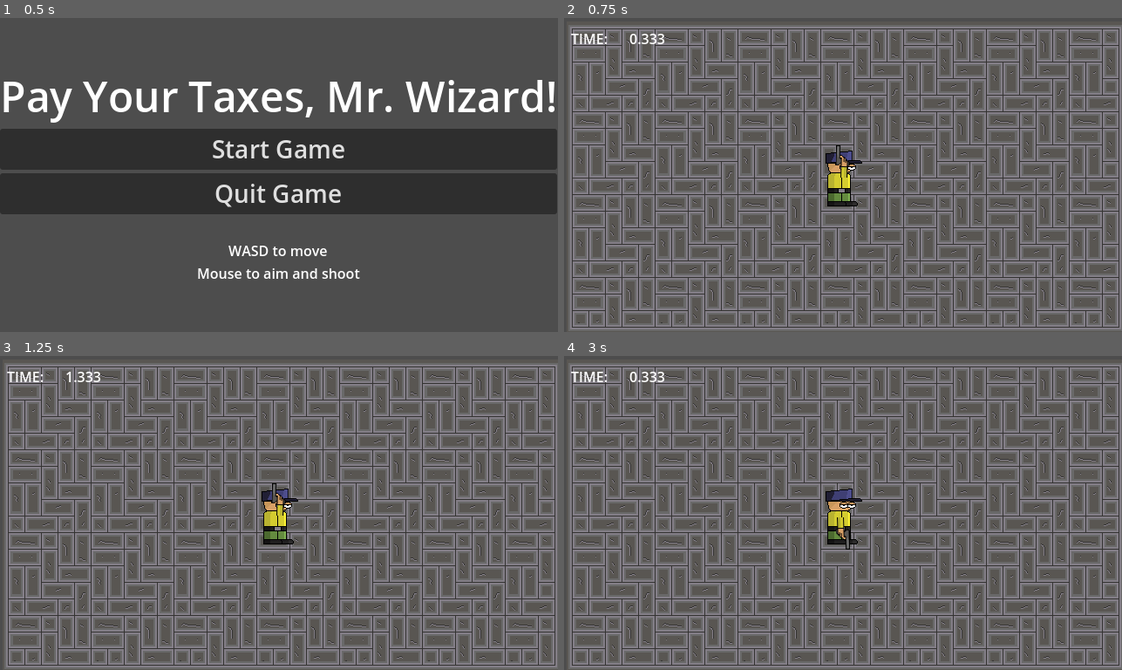
Above: before the commit, frames 1-4 (two rows, left to right).
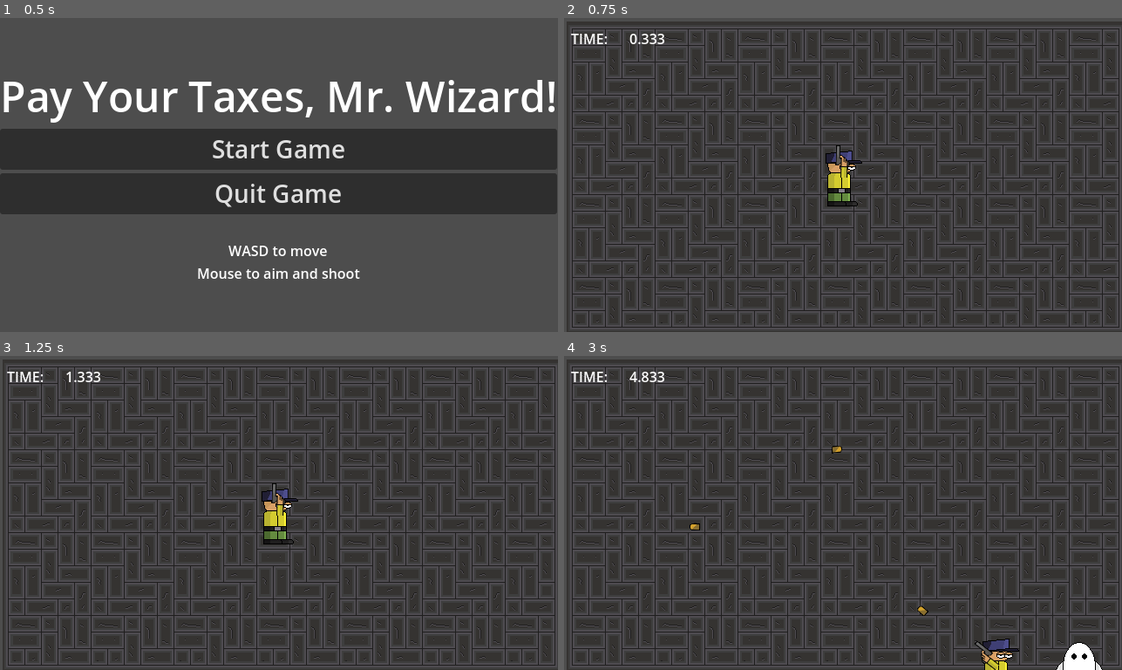
Above: after the commit, the same moments.

Repository: BriarLeaves/gun-wizard-loop-game
Game: Godot game, scene res://start_menu.tscn
Same seed, same stepped clock (60 frames per second), same inputs: the game is played once before the commit and once after it. Sound files missing from this copy of the repository are replaced by a short silence.
Inputs (mouse positions are in pixels of both pictures, inside the frame that each line leads up to):
- Up to frame 1 (0.5 s): no input
- Up to frame 2 (0.75 s): click "Start Game" at 0.5 s
- Up to frame 3 (1.25 s): no input
- Up to frame 4 (3 s): tap Enter at 1.25 s; move the mouse to (965, 497) at 1.27 s; hold D (move_right) 1.28-2.03 s; click (965, 497) at 1.35 s; move the mouse to (731, 528) at 2.02 s; hold S (move_down) 2.03-2.75 s; click (731, 528) at 2.1 s; click (843, 544) at 2.75 s, where only the run before the commit has a clickable "Play Again"

Frame 1 is identical in both runs. In frame 2, 88% of the frame differs, in the area x 0-100%, y 1-100%; in frame 3, 88%; in frame 4, 89%.

Commit message:
Tweaked some speed variables

Diff:
--- a/gun-wizard-loop-game/moving_enemy.gd
+++ b/gun-wizard-loop-game/moving_enemy.gd
@@ -1,7 +1,7 @@
 extends Enemy
 
 var starting_velocity: float = 400
-var speed: float = 400
+var speed: float = 240
 
 func _ready():
 	pass
--- a/gun-wizard-loop-game/player_character.gd
+++ b/gun-wizard-loop-game/player_character.gd
@@ -4,7 +4,7 @@
 var y_axis: float = 0 # variable represents the input on the y axis
 var move_vector: Vector2 = Vector2.ZERO
 var mouse_position: Vector2 = Vector2.ZERO
-var player_speed: float = 400
+var player_speed: float = 240
 @onready var _animated_sprite = $AnimatedSprite2D
 
 @onready var screen_size: Vector2 = get_viewport_rect().size
--- a/gun-wizard-loop-game/room.tscn
+++ b/gun-wizard-loop-game/room.tscn
@@ -24,6 +24,7 @@
 enemies = Array[PackedScene]([ExtResource("2_4o3f6"), ExtResource("4_x5k2b"), ExtResource("5_8cv3p")])
 
 [node name="Floor" type="Sprite2D" parent="."]
+modulate = Color(0.593134, 0.593134, 0.593134, 1)
 position = Vector2(323, 184)
 texture = ExtResource("5_01y1d")
 
